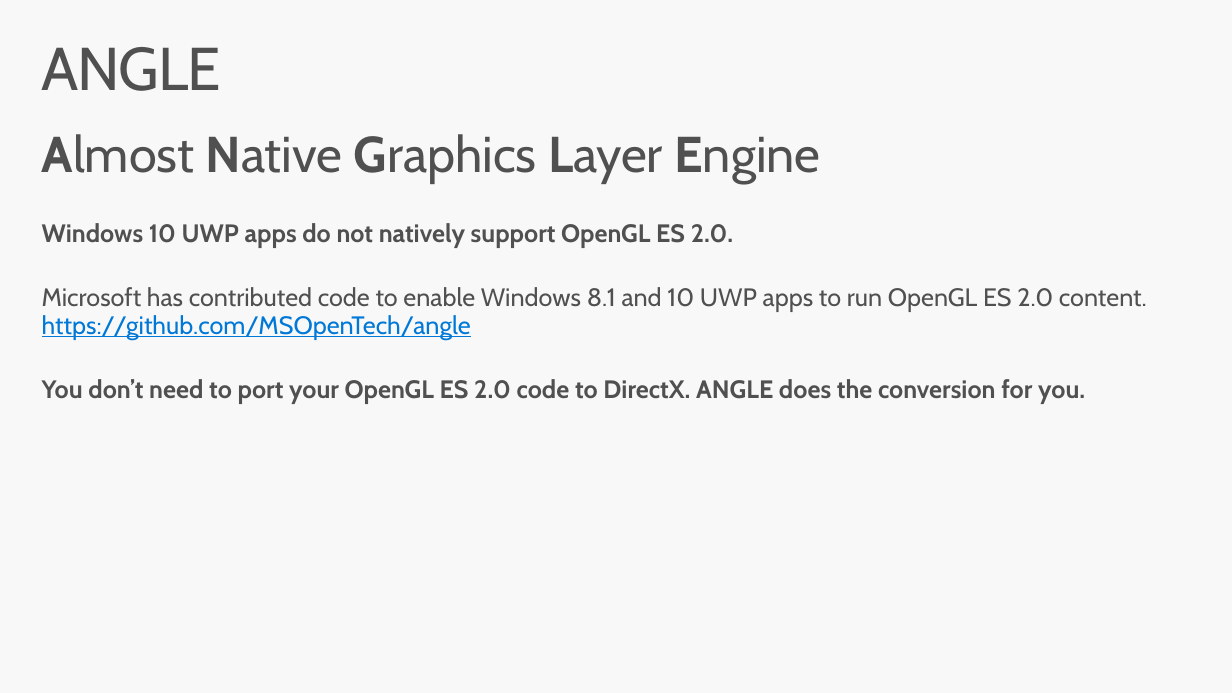
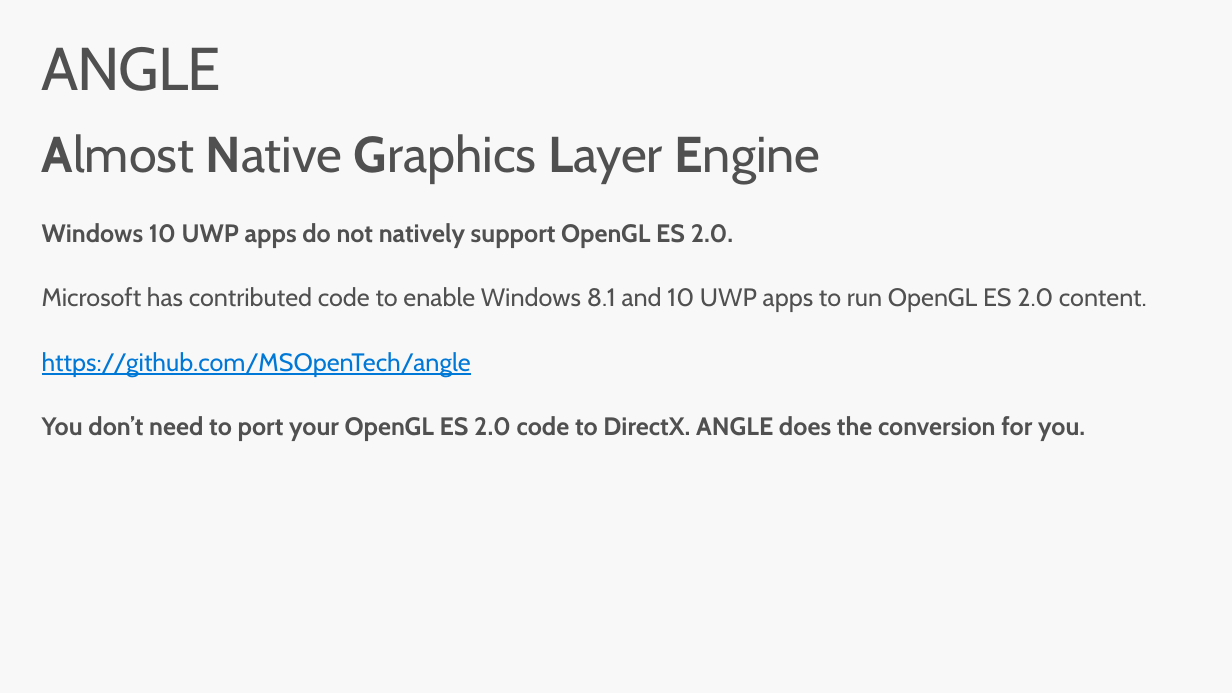
Before and after one commit to Microsoft-Build-2016/CodeLabs-GameDev-3-ANGLE, a slide deck: slide 4 of Presentation.pptx. Drawn at 1232x693 pixels with LibreOffice and Linux fonts; fonts in the diff are those of the drawing. Boxes give left, top, right and bottom in pixels: in the first picture for what was removed or moved away, otherwise in the second. Text is boxed around its words. In the diff, an @@ line names an element or a change of style, - is before the commit and + after.

Commit message:
formatting

```diff
--- a/Presentation.pptx
+++ b/Presentation.pptx
@@ text at [42,287,1147,377]: text changed @@
-  Microsoft has contributed code to enable Windows 8.1 and 10 UWP apps to run OpenGL ES 2.0 content. https://github.com/MSOpenTech/angle
+  Microsoft has contributed code to enable Windows 8.1 and 10 UWP apps to run OpenGL ES 2.0 content.
+  https://github.com/MSOpenTech/angle
```
